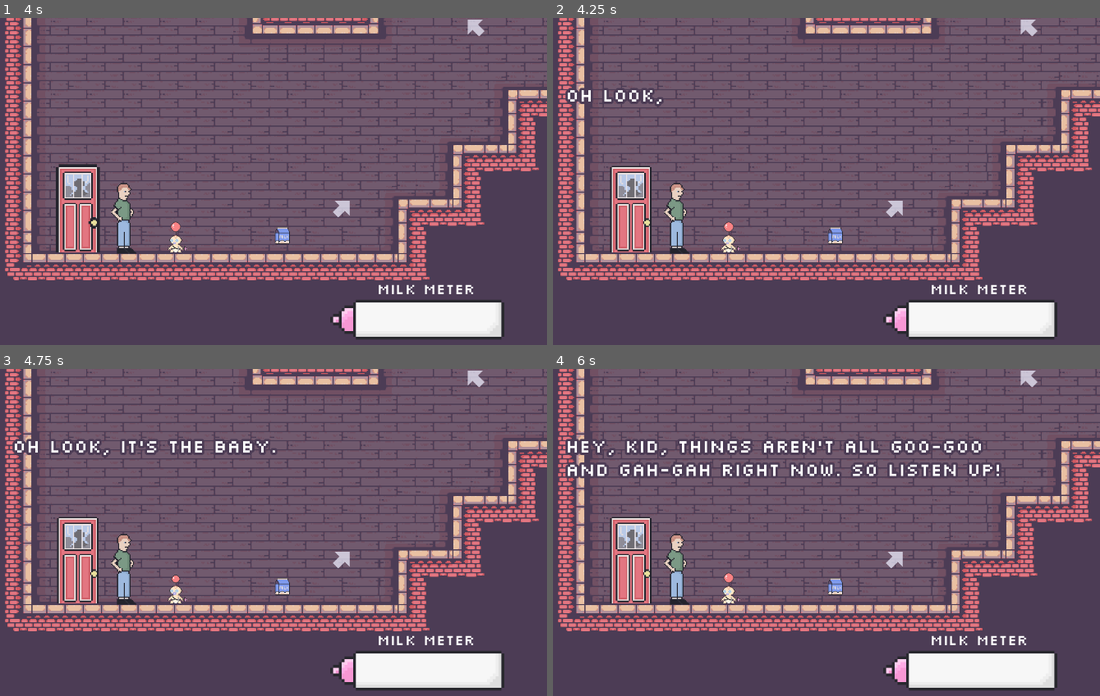
Above: before the commit, frames 1-4 (two rows, left to right).
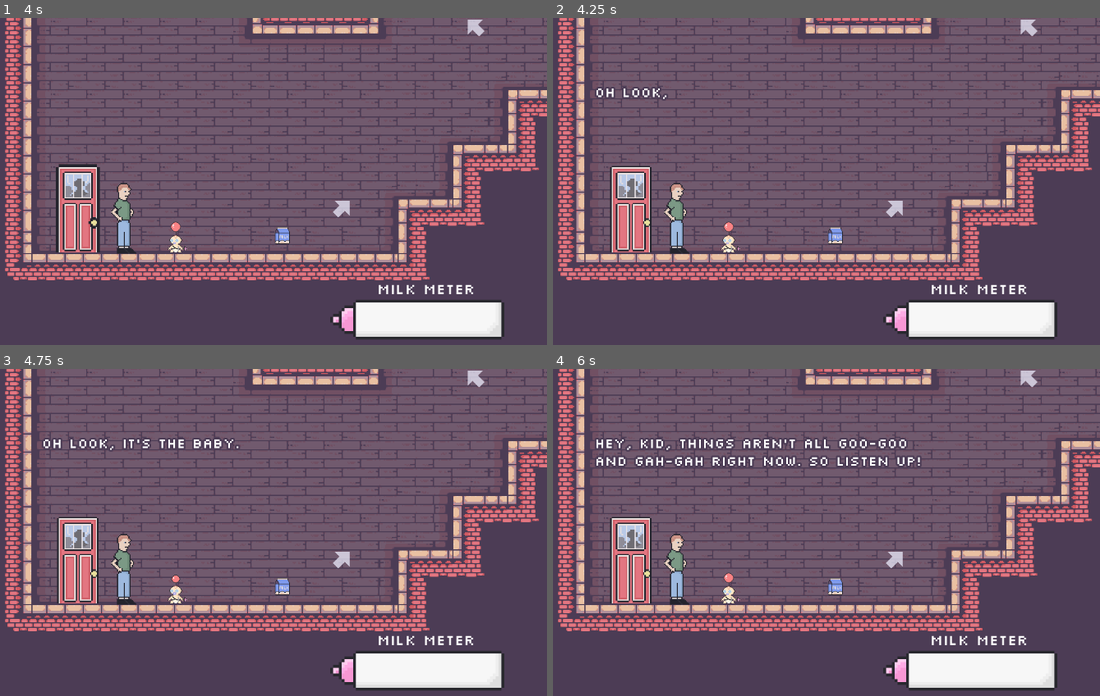
Above: after the commit, the same moments.

Repository: duncwilliams/trust-fund-baby
Game: Godot game, scene res://scenes/main.tscn
Same seed, same stepped clock (60 frames per second), same inputs: the game is played once before the commit and once after it.
Inputs (mouse positions are in pixels of both pictures, inside the frame that each line leads up to):
- Up to frame 1 (4 s): tap Enter at 0.5 s; move the mouse to (361, 184) at 0.52 s; press the mouse at (361, 184) at 0.53 s; hold D (crawl_right) 0.53-2.03 s; tap R (restart) at 1.25, 2, 2.75 s; move the mouse to (87, 220) at 1.27 s; release the mouse at (87, 220) at 1.28 s; click (87, 220) at 1.35 s; move the mouse to (284, 122) at 2.02 s; press the mouse at (284, 122) at 2.03 s; hold A (crawl_left) 2.03-2.78 s; move the mouse to (185, 276) at 2.77 s; release the mouse at (185, 276) at 2.78 s; hold D (crawl_right) from 2.78 s (still down); click (185, 276) at 2.85 s; move the mouse to (415, 256) at 3.52 s; press the mouse at (415, 256) at 3.53 s
- Up to frame 2 (4.25 s): keep holding D (crawl_right)
- Up to frame 3 (4.75 s): move the mouse to (21, 496) at 4.27 s; release D (crawl_right) at 4.28 s; release the mouse at (21, 496) at 4.28 s; hold A (crawl_left) from 4.28 s (still down); click (21, 496) at 4.35 s
- Up to frame 4 (6 s): move the mouse to (804, 552) at 5.02 s; release A (crawl_left) at 5.03 s; press the mouse at (804, 552) at 5.03 s; hold D (crawl_right) 5.03-5.78 s; move the mouse to (673, 460) at 5.77 s; release the mouse at (673, 460) at 5.78 s; hold A (crawl_left) from 5.78 s (still down); click (673, 460) at 5.85 s

Frame 1 is identical in both runs. In frame 2, 0.6% of the frame differs, in the area x 2-22%, y 21-28%; in frame 3, 1.5%; in frame 4, 5.3%, in the area x 2-82%, y 21-34%.

Commit message:
more tweaks

Diff:
--- a/scenes/dialogue_controller.tscn
+++ b/scenes/dialogue_controller.tscn
@@ -25,16 +25,16 @@
 anchor_top = 0.5
 anchor_right = 0.5
 anchor_bottom = 0.5
-offset_left = -361.0
+offset_left = -310.0
 offset_top = -210.0
-offset_right = 430.0
+offset_right = 284.0
 offset_bottom = 94.0
 grow_horizontal = 2
 grow_vertical = 2
 mouse_filter = 2
 theme_override_colors/font_outline_color = Color(0.29803923, 0.23529412, 0.33333334, 1)
-theme_override_constants/outline_size = 16
-theme_override_font_sizes/normal_font_size = 32
+theme_override_constants/outline_size = 12
+theme_override_font_sizes/normal_font_size = 24
 text = "you stupid little baby I will destroy you!"
 
 [node name="AdvanceDialogueLabel" type="Label" parent="." unique_id=2136933877]
@@ -54,7 +54,7 @@
 
 [node name="BossBlipSFX" type="AudioStreamPlayer" parent="." unique_id=1961381202]
 stream = ExtResource("2_avekh")
-volume_db = -2.2
+volume_db = -6.2
 
 [node name="BlipTimer" type="Timer" parent="." unique_id=689140526]
 wait_time = 0.1
--- a/scripts/baby.gd
+++ b/scripts/baby.gd
@@ -116,9 +116,9 @@
 func play_squash() -> void:
 	if squash_tween:
 		squash_tween.kill()
-	$AnimatedSprite2D.scale = Vector2(1.2, 0.8)
+	$AnimatedSprite2D.scale = Vector2(1.1, 0.9)
 	squash_tween = create_tween()
-	squash_tween.tween_property($AnimatedSprite2D, "scale", Vector2.ONE, 0.7).set_trans(Tween.TRANS_ELASTIC).set_ease(Tween.EASE_OUT)
+	squash_tween.tween_property($AnimatedSprite2D, "scale", Vector2.ONE, 0.6).set_trans(Tween.TRANS_ELASTIC).set_ease(Tween.EASE_OUT)
 
 
 func _on_area_2d_body_entered(body: Node2D) -> void:
--- a/scripts/enemy.gd
+++ b/scripts/enemy.gd
@@ -65,6 +65,7 @@
 			animation_locked = true
 			ready_for_damage_anim = false
 			$AnimatedSprite2D.play("damage")
+			$BossDamageAudio.pitch_scale = randf_range(0.9, 1.0)
 			$BossDamageAudio.play()
 			velocity = Vector2.ZERO
 
Not shown, changed: export_presets.cfg
